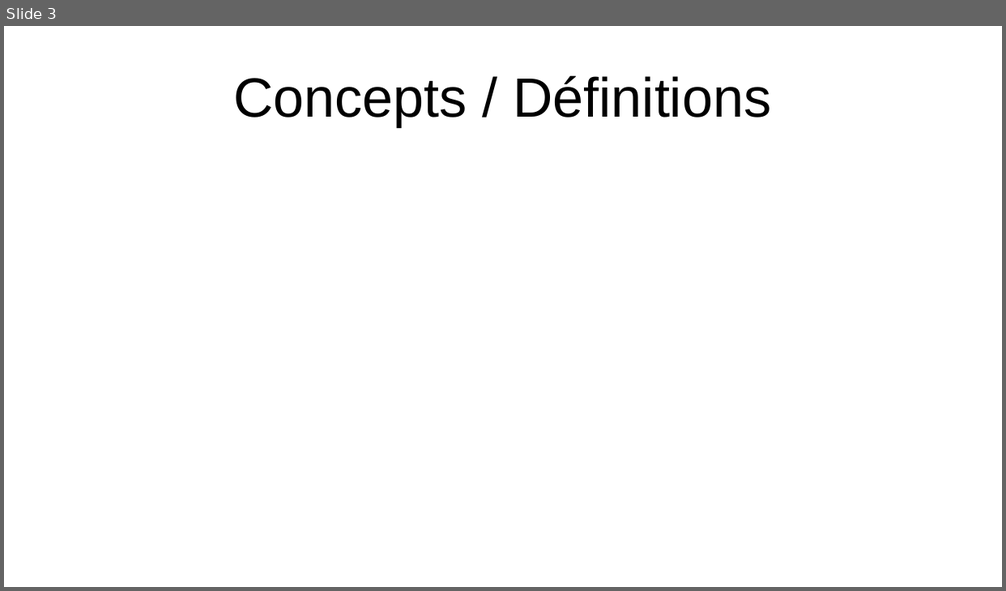
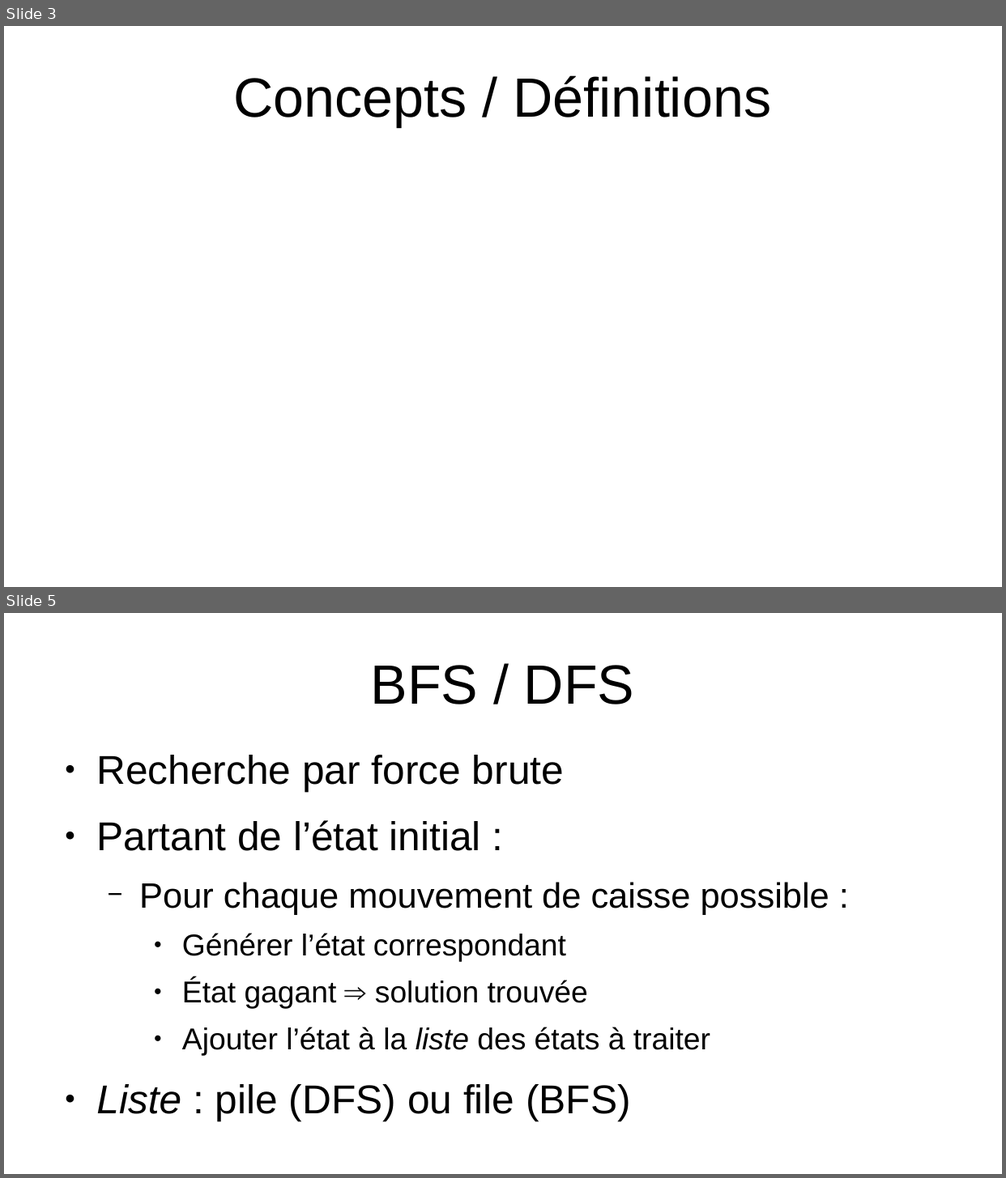
Before and after one commit to PoulpoGaz/sokoshell, a slide deck: documents/presentation.odp. Shown one above the other, each under a label of ours: slide 3 before the commit, slides 3 and 5 after it; the slides between them are not shown. The pictures are 1006x591 and 1006x1178 pixels, drawn with LibreOffice and Linux fonts; fonts in the diff are those of the drawing. Boxes give left, top, right and bottom in pixels: in the first picture for what was removed or moved away, otherwise in the second. Text is boxed around its words. In the diff, an @@ line names an element or a change of style, - is before the commit and + after.

```diff
--- a/documents/presentation.odp
+++ b/documents/presentation.odp
@@ slide 5 added at (4, 613, 1002, 1174), background #FFFFFF @@
@@ title added at (371, 665, 634, 705), 44 pt, text #000000 @@
+BFS / DFS
@@ text added at (96, 755, 829, 1122), 24 pt, text #000000 @@
+● Recherche par force brute
+● Partant de l’état initial :
+  − Pour chaque mouvement de caisse possible :
+    ● Générer l’état correspondant
+    ● État gagant ⇒ solution trouvée
+    ● Ajouter l’état à la liste des états à traiter
+● Liste : pile (DFS) ou file (BFS)
```
Also in this commit, not shown: 8 other slides added, 3 slides removed, 1 other file.
